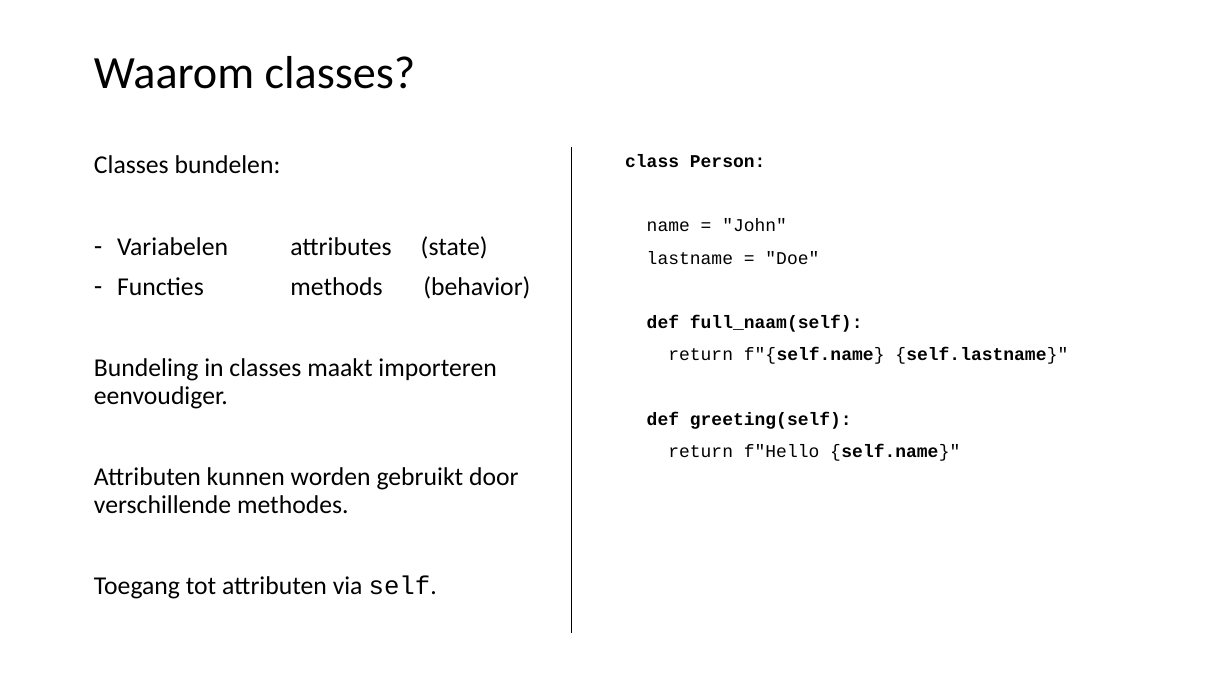
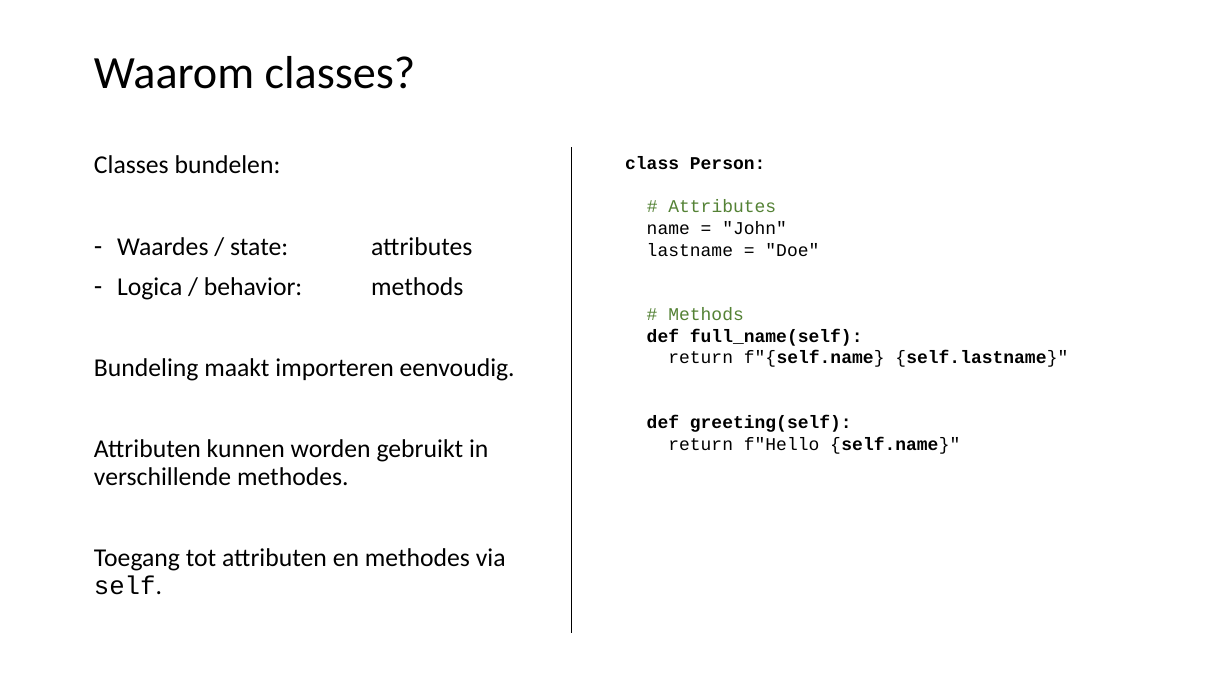
Before and after one commit to LFKoning/knowledge-sharing, a slide deck: slide 50 of python_trainees/1_basics_classes/python_traineeship_1.pptx (slide 44 before the commit). Drawn at 1232x693 pixels with LibreOffice and Linux fonts; fonts in the diff are those of the drawing. Boxes give left, top, right and bottom in pixels: in the first picture for what was removed or moved away, otherwise in the second. Text is boxed around its words. In the diff, an @@ line names an element or a change of style, - is before the commit and + after.

```diff
--- a/python_trainees/1_basics_classes/python_traineeship_1.pptx
+++ b/python_trainees/1_basics_classes/python_traineeship_1.pptx
@@ text at (625,157,1068,454): line spacing 0.9 to 1; less space between paragraphs @@
@@ text at (668,200,776,212): paragraph added @@
+# Attributes
@@ text at (94,237,515,595): text changed @@
-– Variabelen attributes (state)
-– Functies methods (behavior)
-Bundeling in classes maakt importeren eenvoudiger.
-Attributen kunnen worden gebruikt door verschillende methodes.
-Toegang tot attributen via self.
+– Waardes / state: attributes
+– Logica / behavior: methods
+Bundeling maakt importeren eenvoudig.
+Attributen kunnen worden gebruikt in verschillende methodes.
+Toegang tot attributen en methodes via self.
@@ text at (647,308,863,346): text changed @@
-def full_naam(self):
+# Methods
+def full_name(self):
```
Also in this commit, not shown: 29 other slides changed, 11 slides added, 4 slides removed, 14 other files.
